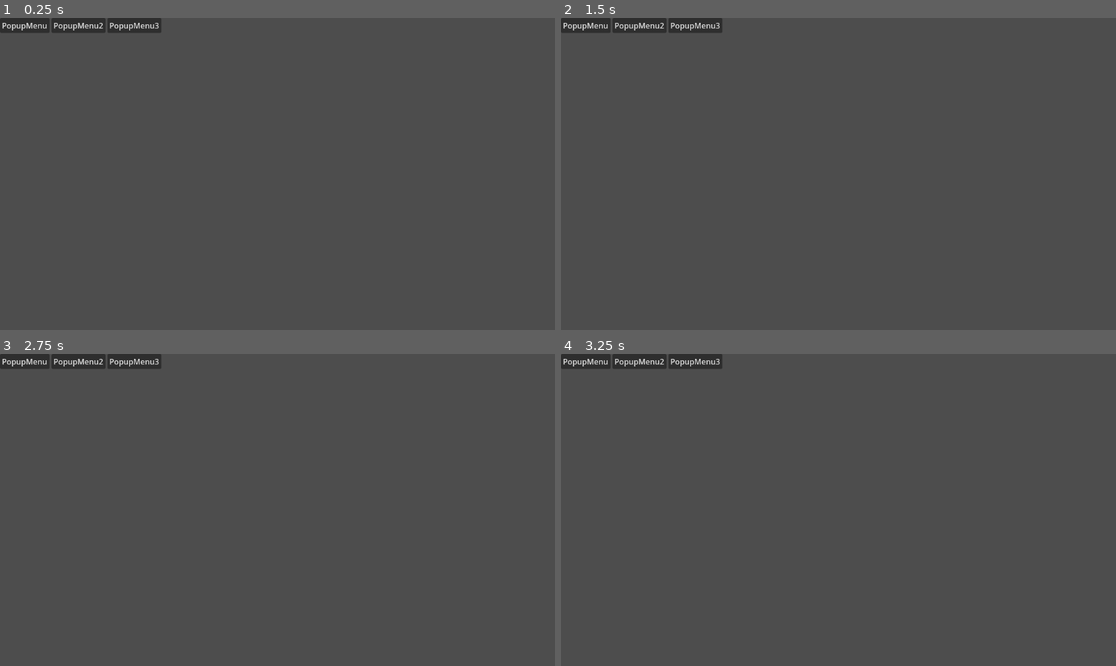
Above: before the commit, frames 1-4 (two rows, left to right).
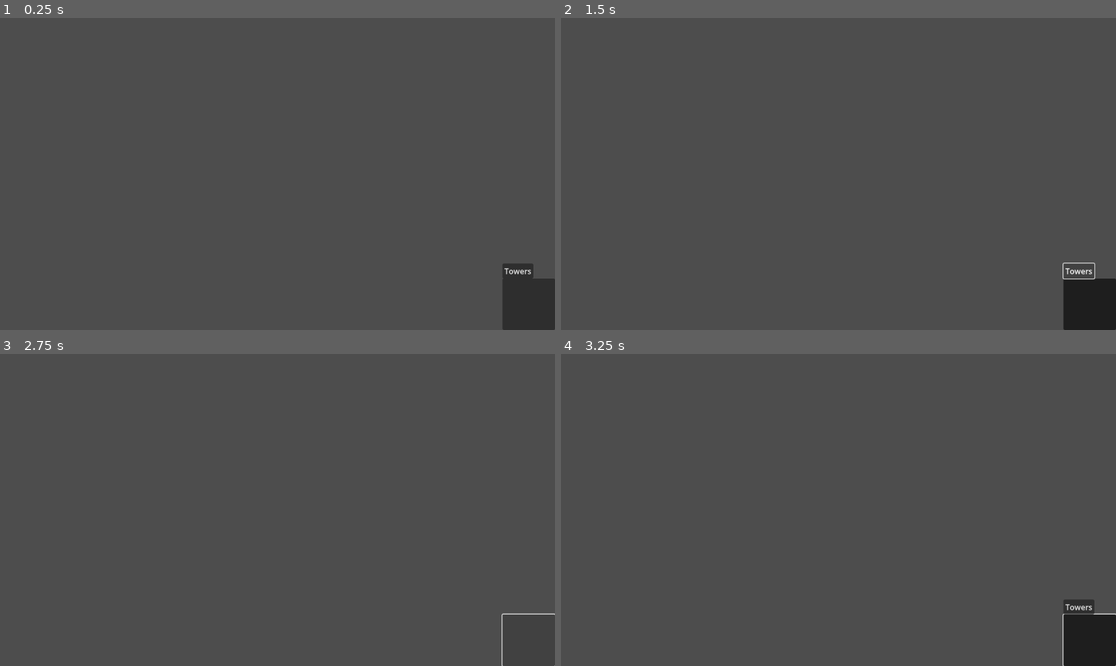
Above: after the commit, the same moments.

Repository: m-conti/melonjam2023
Game: Godot game, scene res://HUD/HUD.tscn
The game is run twice, just before and just after one commit, with the same random seed, the same clock (stepped at 60 frames per second) and the same inputs. The project has no main scene, so this scene is started directly.
Inputs (mouse positions are in pixels of both pictures, inside the frame that each line leads up to):
- Up to frame 1 (0.25 s): no input
- Up to frame 2 (1.5 s): click (1088, 305) at 0.52 s; click (1077, 270) at 1.25 s, where only the run after the commit has a clickable "Towers"
- Up to frame 3 (2.75 s): click (527, 641) at 2.02 s
- Up to frame 4 (3.25 s): click (1088, 641) at 2.77 s

The runs differ from the first frame. In frame 1, 3.0% of the frame differs, in the area x 0-100%, y 0-100%; in frame 2, 2.9%; in frame 3, 1.3%; in frame 4, 3.0%.

Commit message:
add shop button

Diff:
--- /dev/null
+++ b/HUD/Buttons/Shop.gd
@@ -0,0 +1,15 @@
+extends Node
+
+
+# Called when the node enters the scene tree for the first time.
+func _ready():
+	pass # Replace with function body.
+
+
+# Called every frame. 'delta' is the elapsed time since the previous frame.
+func _process(delta):
+	pass
+
+
+func _on_toggled(button_pressed):
+	$VBoxContainer.visible = button_pressed
--- a/HUD/HUD.tscn
+++ b/HUD/HUD.tscn
@@ -1,4 +1,6 @@
-[gd_scene format=3 uid="uid://dr5tn4o0pbc0o"]
+[gd_scene load_steps=2 format=3 uid="uid://dr5tn4o0pbc0o"]
+
+[ext_resource type="Script" path="res://HUD/Buttons/Shop.gd" id="1_34xbi"]
 
 [node name="HUD" type="Control"]
 layout_mode = 3
@@ -7,14 +9,30 @@
 anchor_bottom = 1.0
 grow_horizontal = 2
 grow_vertical = 2
+size_flags_horizontal = 3
+size_flags_vertical = 3
 
-[node name="MenuBar" type="MenuBar" parent="."]
-layout_mode = 0
-offset_right = 40.0
-offset_bottom = 40.0
+[node name="Shop" type="Button" parent="."]
+layout_mode = 1
+anchors_preset = 3
+anchor_left = 1.0
+anchor_top = 1.0
+anchor_right = 1.0
+anchor_bottom = 1.0
+offset_left = -109.0
+offset_top = -107.0
+grow_horizontal = 0
+grow_vertical = 0
+toggle_mode = true
+script = ExtResource("1_34xbi")
 
-[node name="PopupMenu" type="PopupMenu" parent="MenuBar"]
+[node name="VBoxContainer" type="VBoxContainer" parent="Shop"]
+layout_mode = 1
+anchors_preset = -1
+grow_vertical = 0
 
-[node name="PopupMenu2" type="PopupMenu" parent="MenuBar"]
+[node name="Button" type="Button" parent="Shop/VBoxContainer"]
+layout_mode = 2
+text = "Towers"
 
-[node name="PopupMenu3" type="PopupMenu" parent="MenuBar"]
+[connection signal="toggled" from="Shop" to="Shop" method="_on_toggled"]
--- a/Towers/FireTower.tscn
+++ b/Towers/FireTower.tscn
@@ -1,6 +1,6 @@
 [gd_scene load_steps=2 format=3 uid="uid://cnkovvaqbfwqo"]
 
-[ext_resource type="PackedScene" uid="uid://cwrl1q31ff0xu" path="res://Entities/tower.tscn" id="1_46fn7"]
+[ext_resource type="PackedScene" uid="uid://cwrl1q31ff0xu" path="res://Entities/Tower.tscn" id="1_46fn7"]
 
 [node name="tower" instance=ExtResource("1_46fn7")]
 cooldown = null
Not shown: 1 places in menu/lobby.tscn that only renumber resources
